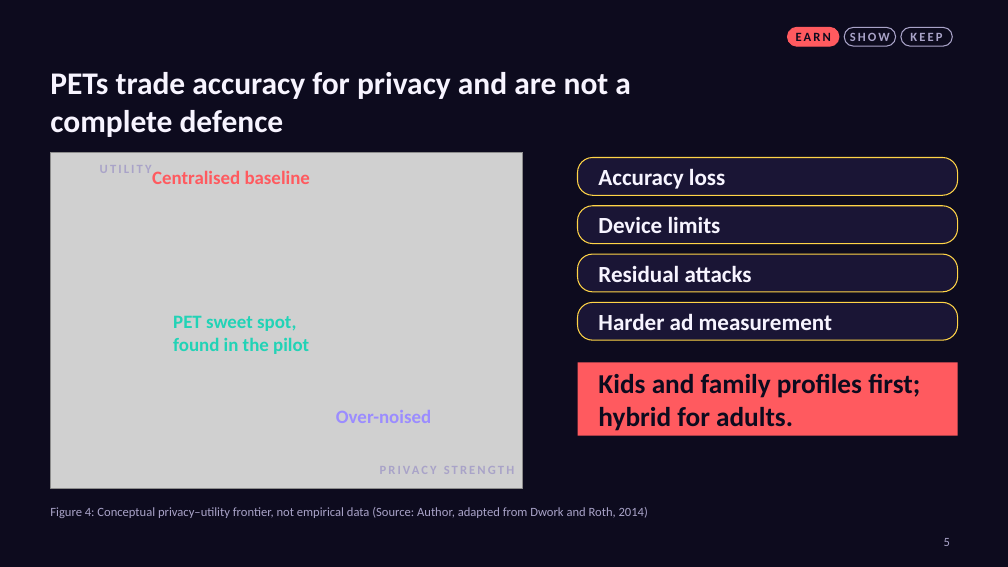
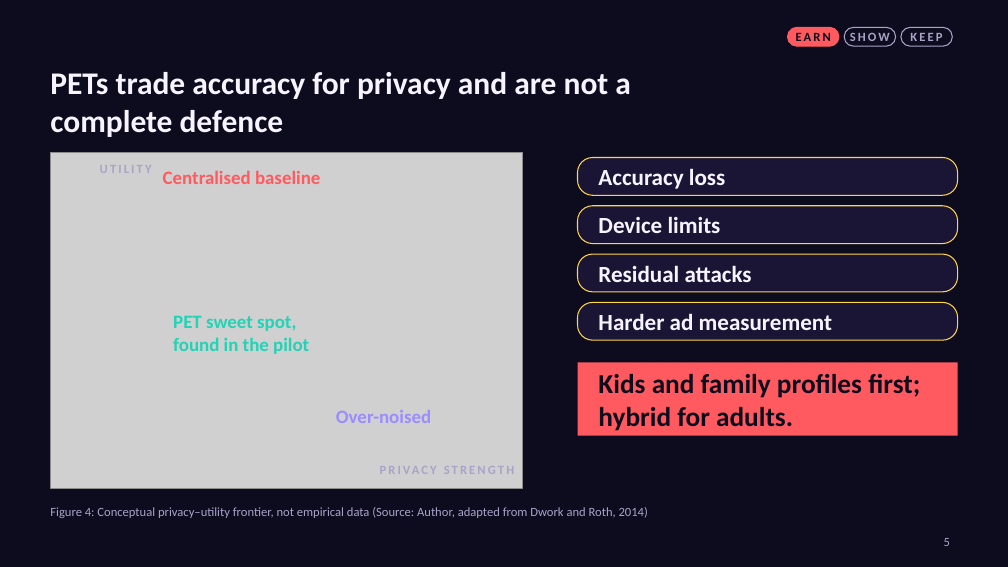
Before and after one commit to karanrg22-svg/skill, a slide deck: slide 5 of output/B_Creative_Visual.pptx. Drawn at 1008x567 pixels with LibreOffice and Linux fonts; fonts in the diff are those of the drawing; grey boxes stand for pictures. Boxes give left, top, right and bottom in pixels: in the first picture for what was removed or moved away, otherwise in the second. Text is boxed around its words. In the diff, an @@ line names an element or a change of style, - is before the commit and + after.

```diff
--- a/output/B_Creative_Visual.pptx
+++ b/output/B_Creative_Visual.pptx
@@ text "Centralised baseline": place and size @@
-text "Centralised baseline" at (152,171,310,184)
+text "Centralised baseline" at (163,171,320,184)
```
Also in this commit, not shown: 5 other slides changed.
